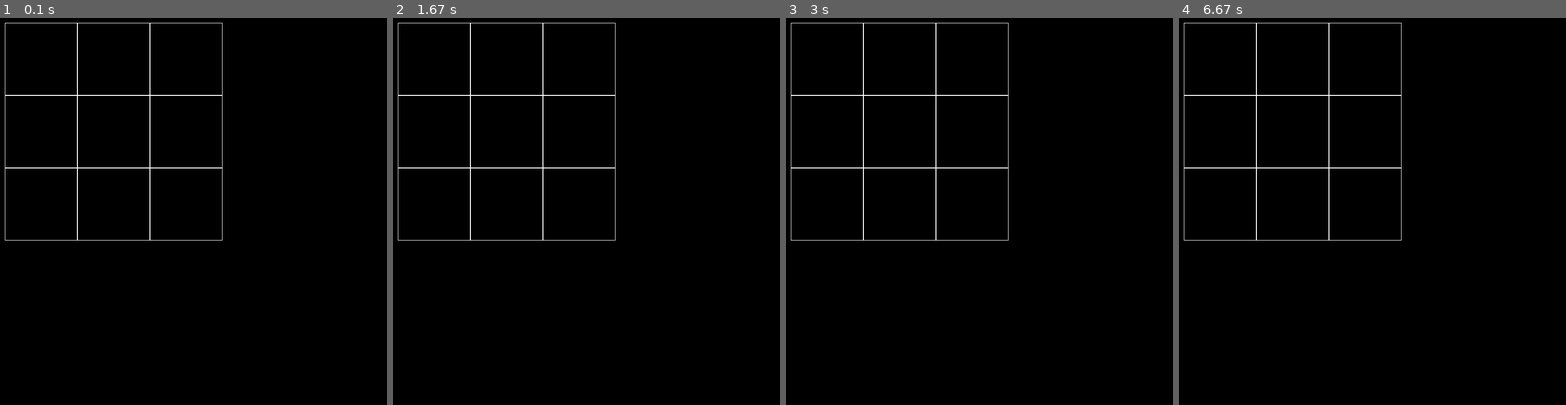
Above: before the commit, frames 1-4 (left to right).
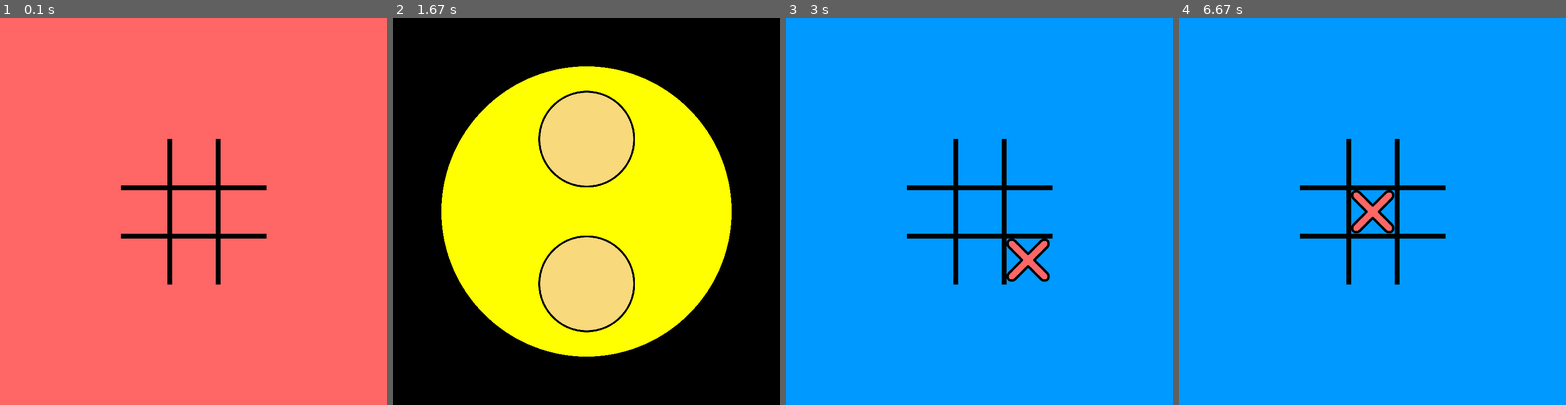
Above: after the commit, the same moments.

Repository: WingiM/PygameMiniGames
Game: pygame game, started from main.py
The game is run twice, just before and just after one commit, with the same random seed, the same clock (stepped at 60 frames per second) and the same inputs.
Inputs (mouse positions are in pixels of both pictures, inside the frame that each line leads up to):
- Up to frame 1 (0.1 s): no input
- Up to frame 2 (1.67 s): tap Right Alt at 0.33 s; hold Space 0.67-1.13 s; hold Up 0.67-1.13 s; hold Up 1.17-1.63 s; tap W at 1.23, 1.53 s
- Up to frame 3 (3 s): click (1018, 296) at 1.72 s; tap Right Alt at 2.4 s; click (1025, 246) at 2.78 s
- Up to frame 4 (6.67 s): tap Space at 3.07, 4.07 s; click (1376, 254) at 3.45 s; click (1360, 145) at 3.78 s; tap Right Alt at 5.23, 5.57 s; move the mouse to (1387, 196) at 6.3 s; click (1387, 196) at 6.35 s

The runs differ from the first frame. In frame 1, 98% of the frame differs, in the area x 0-100%, y 0-100%; in frame 2, 44%; in frame 3, 98%; in frame 4, 98%.

Commit message:
United launcher for 2 games in a new branch.

Diff:
--- a/Templates/Sumo.py
+++ b/Templates/Sumo.py
@@ -1,6 +1,6 @@
-import os
-import sys
 import pygame
+from Templates.Board import Board
+from Templates.load_image import load_image
 
 FPS = 60
 clock = pygame.time.Clock()
@@ -9,31 +9,17 @@
 screen = pygame.display.set_mode(size)
 
 
-def load_image(name, colorkey=None):
-    fullname = os.path.join('data', name)
-    if not os.path.isfile(fullname):
-        print(f"Файл с изображением '{fullname}' не найден")
-        sys.exit()
-    image = pygame.image.load(fullname)
-    if colorkey is not None:
-        image = image.convert()
-        if colorkey == -1:
-            colorkey = image.get_at((0, 0))
-        image.set_colorkey(colorkey)
-    else:
-        image = image.convert_alpha()
-    return image
-
-
-class SumoGame:
+class SumoGame(Board):
     def __init__(self, screen, player1, player2, sprite_group):
+        super().__init__(10, 10, screen)
         self.screen = screen
         self.p1, self.p2 = player1, player2
         self.sprite_group = sprite_group
+        self.caption = 'Сумо'
 
     def render(self):
         pygame.draw.circle(self.screen, 'yellow', (400, 400), 300)
-        all_sprites.draw(screen)
+        self.sprite_group.draw(screen)
 
     def update(self, player):
         if player == 1:
@@ -42,6 +28,10 @@
         else:
             self.p2.rect.y -= 10
             self.p1.rect.y -= 10
+
+    def restart(self):
+        self.p1.rect.y = 150
+        self.p2.rect.y = 450
 
 
 class Player(pygame.sprite.Sprite):
@@ -57,30 +47,24 @@
         self.rect.x = pos[0]
         self.rect.y = pos[1]
 
-    def move(self, val):
-        delta = 0
-        while delta != val:
-            self.rect.y += 1
 
-
-if __name__ == '__main__':
-    pygame.display.set_caption('Сумо')
-    running = True
-    all_sprites = pygame.sprite.Group()
-    player1 = Player(all_sprites, pos=(300, 150))
-    player2 = Player(all_sprites, pos=(300, 450), transform=90)
-    game = SumoGame(screen, player1, player2, all_sprites)
-    while running:
-        for event in pygame.event.get():
-            if event.type == pygame.QUIT:
-                running = False
-            if event.type == pygame.KEYDOWN and event.key == pygame.K_SPACE:
-                pass  # TODO: restart
-            elif event.type == pygame.KEYDOWN:
-                if event.key == pygame.K_w:
-                    game.update(1)
-                elif event.key == pygame.K_UP:
-                    game.update(2)
-        game.render()
-        clock.tick(60)
-        pygame.display.flip()
+# pygame.display.set_caption('Сумо')
+# running = True
+# all_sprites = pygame.sprite.Group()
+# player1 = Player(all_sprites, pos=(300, 150))
+# player2 = Player(all_sprites, pos=(300, 450), transform=90)
+# game = SumoGame(screen, player1, player2, all_sprites)
+# while running:
+#     for event in pygame.event.get():
+#         if event.type == pygame.QUIT:
+#             running = False
+#         if event.type == pygame.KEYDOWN and event.key == pygame.K_SPACE:
+#             game.restart()
+#         elif event.type == pygame.KEYDOWN:
+#             if event.key == pygame.K_w:
+#                 game.update(1)
+#             elif event.key == pygame.K_UP:
+#                 game.update(2)
+#     game.render()
+#     clock.tick(60)
+#     pygame.display.flip()
--- a/Templates/TicTacToe.py
+++ b/Templates/TicTacToe.py
@@ -1,7 +1,6 @@
-import os
-import sys
 import pygame
 from Templates.Board import Board
+from Templates.load_image import load_image
 
 CELL_SIZE = 100
 COLORS = {'red': (255, 102, 102),
@@ -10,22 +9,6 @@
 pygame.init()
 size = width, height = 800, 800
 screen = pygame.display.set_mode(size)
-
-
-def load_image(name, colorkey=None):
-    fullname = os.path.join('data', name)
-    if not os.path.isfile(fullname):
-        print(f"Файл с изображением '{fullname}' не найден")
-        sys.exit()
-    image = pygame.image.load(fullname)
-    if colorkey is not None:
-        image = image.convert()
-        if colorkey == -1:
-            colorkey = image.get_at((0, 0))
-        image.set_colorkey(colorkey)
-    else:
-        image = image.convert_alpha()
-    return image
 
 
 class TicTacToeBoard(Board):
@@ -42,6 +25,7 @@
                                              (self.cell_size - self.outline, self.cell_size - self.outline))
         self.working = True
         self.won = None
+        self.caption = 'Крестики-нолики'
 
     def set_view(self, left, top, cell_size):
         self.left = left
@@ -54,6 +38,7 @@
                                              (self.cell_size - self.outline, self.cell_size - self.outline))
 
     def render(self):
+        self.screen.fill(COLORS[self.turn])
         y = self.top
         for i in range(self.height):
             x = self.left
@@ -70,6 +55,7 @@
                 pygame.draw.line(self.screen, (0, 0, 0), (self.left, y), (self.left + self.cell_size * self.width, y),
                                  self.outline)
             y += self.cell_size
+        self.set_win()
 
     def check_three(self, p1, p2, p3):
         x1, y1 = p1
@@ -108,20 +94,18 @@
         pygame.display.set_caption('Крестики-нолики')
 
 
-if __name__ == '__main__':
-    pygame.display.set_caption('Крестики-нолики')
-    board = TicTacToeBoard(screen)
-    board.set_view((width - board.width * CELL_SIZE) // 2, (height - board.height * CELL_SIZE) // 2, CELL_SIZE)
-    running = True
-    while running:
-        for event in pygame.event.get():
-            if event.type == pygame.QUIT:
-                running = False
-            if event.type == pygame.MOUSEBUTTONDOWN:
-                board.get_click(event.pos)
-            if event.type == pygame.KEYDOWN:
-                board.restart()
-        screen.fill(COLORS[board.turn])
-        board.render()
-        board.set_win()
-        pygame.display.flip()
+# if __name__ == '__main__':
+#     pygame.display.set_caption('Крестики-нолики')
+#     board = TicTacToeBoard(screen)
+#     board.set_view((width - board.width * CELL_SIZE) // 2, (height - board.height * CELL_SIZE) // 2, CELL_SIZE)
+#     running = True
+#     while running:
+#         for event in pygame.event.get():
+#             if event.type == pygame.QUIT:
+#                 running = False
+#             if event.type == pygame.MOUSEBUTTONDOWN:
+#                 board.get_click(event.pos)
+#             if event.type == pygame.KEYDOWN:
+#                 board.restart()
+#         board.render()
+#         pygame.display.flip()
--- /dev/null
+++ b/Templates/load_image.py
@@ -0,0 +1,21 @@
+import os
+import sys
+
+import pygame
+
+LOAD_DIR = 'Templates/data'
+
+def load_image(name, colorkey=None):
+    fullname = os.path.join(LOAD_DIR, name)
+    if not os.path.isfile(fullname):
+        print(f"Файл с изображением '{fullname}' не найден")
+        sys.exit()
+    image = pygame.image.load(fullname)
+    if colorkey is not None:
+        image = image.convert()
+        if colorkey == -1:
+            colorkey = image.get_at((0, 0))
+        image.set_colorkey(colorkey)
+    else:
+        image = image.convert_alpha()
+    return image
--- a/main.py
+++ b/main.py
@@ -1,19 +1,54 @@
 import pygame
-from Templates.Board import Board
+from itertools import cycle
+from Templates.TicTacToe import TicTacToeBoard
+from Templates.Sumo import SumoGame, Player
 
-INDENT_LEFT, INDENT_TOP, CELL_SIZE = 10, 10, 150
+# Объявление констант, определяющих работу игр
+FPS = 60
+CELL_SIZE = 100  # Для игр с клетчатым полем (17.12.2020 - TicTacToe)
+
+# Начало работы с pygame
+pygame.init()
+size = width, height = 800, 800
+screen = pygame.display.set_mode(size)
+clock = pygame.time.Clock()
+
+# Настройка игры в крестики нолики
+TicTacToe = TicTacToeBoard(screen)
+TicTacToe.set_view((width - TicTacToe.width * CELL_SIZE) // 2, (height - TicTacToe.height * CELL_SIZE) // 2, CELL_SIZE)
+
+# Настройка игры в сумо
+SUMO_all_sprites = pygame.sprite.Group()
+SUMO_player1 = Player(SUMO_all_sprites, pos=(300, 150))
+SUMO_player2 = Player(SUMO_all_sprites, pos=(300, 450), transform=90)
+Sumo = SumoGame(screen, SUMO_player1, SUMO_player2, SUMO_all_sprites)
+
+# Цикл со всеми играми (временный)
+GAMES = cycle([TicTacToe, Sumo])
 
 if __name__ == '__main__':
-    size = width, height = 800, 800
-    screen = pygame.display.set_mode(size)
-    pygame.display.set_caption('Мини-игры')
-    board = Board(3, 3, screen)
-    board.set_view(INDENT_LEFT, INDENT_TOP, CELL_SIZE)
+    game = next(GAMES)
+    pygame.display.set_caption(game.caption)
     running = True
     while running:
         for event in pygame.event.get():
             if event.type == pygame.QUIT:
                 running = False
-        screen.fill((0, 0, 0))
-        board.render()
+            if event.type == pygame.MOUSEBUTTONDOWN:
+                game.get_click(event.pos)
+            if event.type == pygame.KEYDOWN:
+                if event.key == pygame.K_SPACE:
+                    game.restart()
+                elif event.key == pygame.K_RALT:
+                    screen.fill((0, 0, 0))
+                    game.restart()
+                    game = next(GAMES)
+                    pygame.display.set_caption(game.caption)
+                if game == Sumo:
+                    if event.key == pygame.K_w:
+                        game.update(1)
+                    elif event.key == pygame.K_UP:
+                        game.update(2)
+        game.render()
+        clock.tick(FPS)
         pygame.display.flip()
